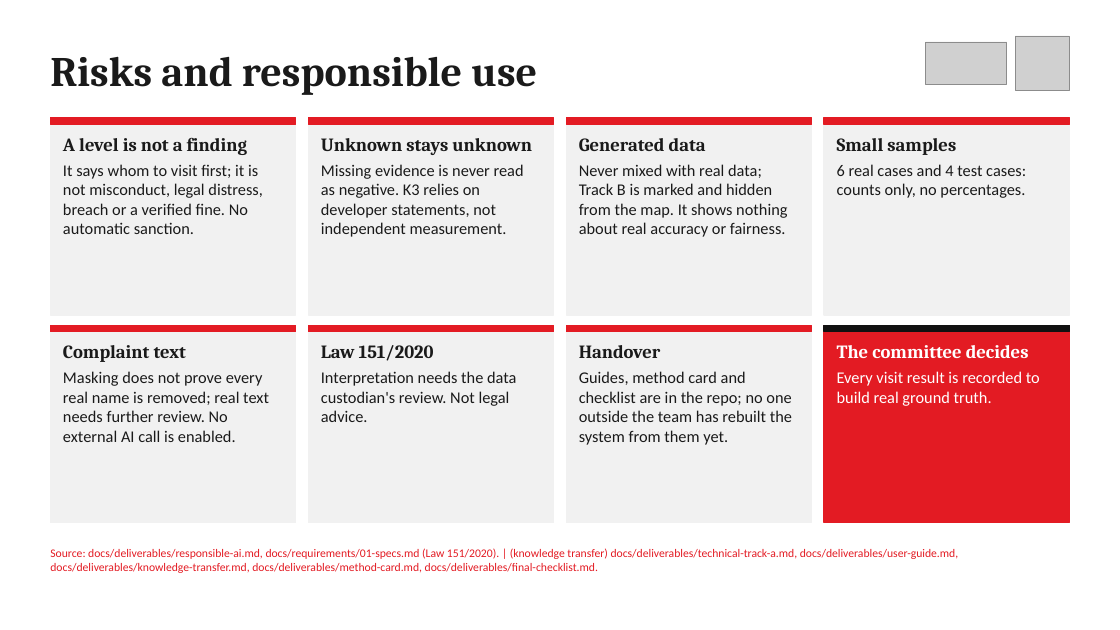
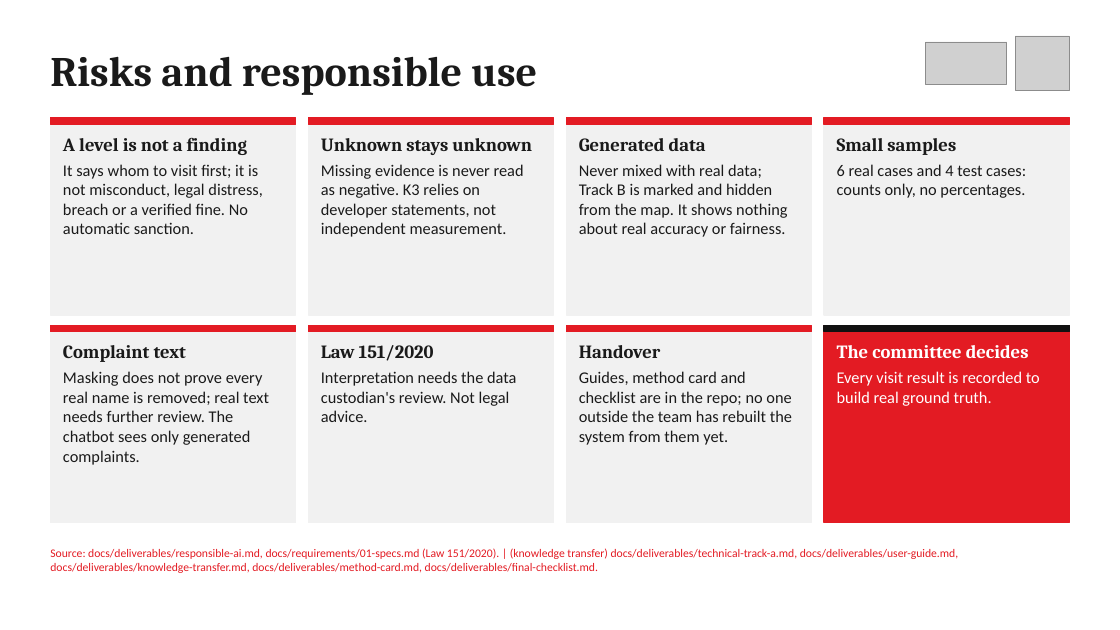
Before and after one commit to elsayedelmandoh/spaceeye-geoai, a slide deck: slide 16 of docs/deliverables/01-presentation/presentation.pptx (slide 12 before the commit). Drawn at 1120x630 pixels with LibreOffice and Linux fonts; fonts in the diff are those of the drawing; grey boxes stand for pictures. Boxes give left, top, right and bottom in pixels: in the first picture for what was removed or moved away, otherwise in the second. Text is boxed around its words. In the diff, an @@ line names an element or a change of style, - is before the commit and + after.

Commit message:
docs: deck adds dashboard and chatbot slides (18 slides), rubric map and transcript updated

```diff
--- a/docs/deliverables/01-presentation/presentation.pptx
+++ b/docs/deliverables/01-presentation/presentation.pptx
@@ text at (63, 371, 269, 465): text changed @@
-Masking does not prove every real name is removed; real text needs further review. No external AI call is enabled.
+Masking does not prove every real name is removed; real text needs further review. The chatbot sees only generated complaints.
```
Also in this commit, not shown: 3 other slides changed, 4 slides added, 8 other files.
